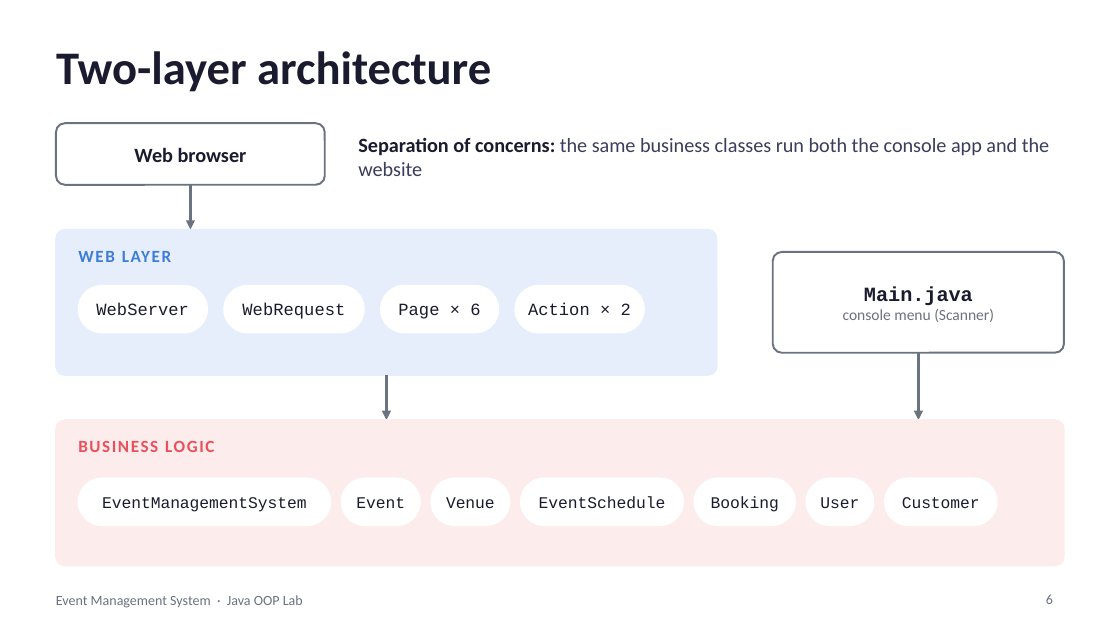
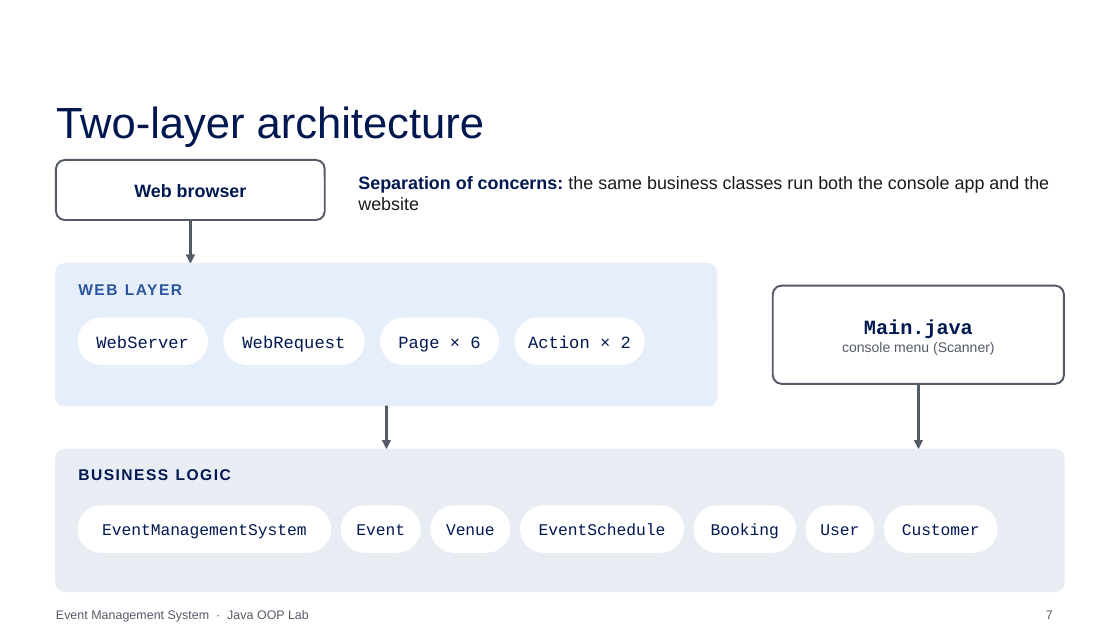
Before and after one commit to SuyashAnupam/Event-Mangement-Platform, a slide deck: slide 7 of Event_Management_System_OOP.pptx (slide 6 before the commit). Drawn at 1120x630 pixels with LibreOffice and Linux fonts; fonts in the diff are those of the drawing; background and template pictures are left out. Boxes give left, top, right and bottom in pixels: in the first picture for what was removed or moved away, otherwise in the second. Text is boxed around its words. In the diff, an @@ line names an element or a change of style, - is before the commit and + after.

```diff
--- a/Event_Management_System_OOP.pptx
+++ b/Event_Management_System_OOP.pptx
@@ title "Two-layer architecture": place and size @@
-title "Two-layer architecture" at box(56, 51, 491, 92)
+title "Two-layer architecture" at box(56, 106, 484, 147)
@@ title "Two-layer architecture" at box(56, 106, 484, 147): size 30 to 28 pt, font Calibri to Arial, text colour #1A1B2E to #00174F, bold off @@
@@ text "Web browser" at box(134, 184, 247, 197): size 13 to 11.5 pt, font Calibri to Arial, text colour #1A1B2E to #00174F @@
@@ rounded rectangle at box(56, 160, 325, 221): outline #6B7280 1.25 pt to #555B66 1.25 pt @@
@@ text "Separation of concerns: the same ..." at box(358, 176, 1049, 210): size 13 to 11.5 pt, font Calibri to Arial; text colour #1A1B2E to #00174F in "Separation of concerns:"; text colour #3A3D5C to #1A1A1A in "the same business classes run both the ..." @@
@@ 4 texts, 3 rounded rectangles, 1 arrow: place and size @@
-4 texts, 3 rounded rectangles, 1 arrow at box(56, 123, 1064, 375)
+4 texts, 3 rounded rectangles, 1 arrow at box(56, 160, 1064, 405)
@@ arrow (190, 221) - (190, 263): stroke #6B7280 1.75 pt to #555B66 1.75 pt @@
@@ text "WEB LAYER" at box(78, 284, 182, 295): size 11 to 10 pt, font Calibri to Arial, text colour #3D7DD8 to #2A569B @@
@@ text "Main.java" at box(842, 320, 994, 355): text colour #1A1B2E to #00174F in "Main.java"; size 10 to 9 pt, font Calibri to Arial, text colour #6B7280 to #555B66 in "console menu (Scanner)" @@
@@ rounded rectangle at box(773, 286, 1064, 384): outline #6B7280 1.25 pt to #555B66 1.25 pt @@
@@ text colour #1A1B2E to #00174F in 11 elements at box(102, 524, 307, 539), box(539, 523, 666, 536), box(902, 524, 980, 535), box(711, 523, 779, 539), box(356, 524, 405, 535), box(446, 524, 495, 535), box(820, 524, 859, 535), box(242, 335, 345, 352), box(96, 335, 189, 348), box(528, 335, 631, 348), box(398, 336, 480, 352) @@
@@ 12 texts, 11 rounded rectangles, 2 arrows: place and size @@
-12 texts, 11 rounded rectangles, 2 arrows at box(78, 286, 997, 525)
+12 texts, 11 rounded rectangles, 2 arrows at box(78, 318, 997, 552)
@@ arrow (918, 384) - (918, 449): stroke #6B7280 1.75 pt to #555B66 1.75 pt @@
@@ arrow (386, 405) - (386, 449): stroke #6B7280 1.75 pt to #555B66 1.75 pt @@
@@ rounded rectangle: place and size @@
-rounded rectangle at box(56, 420, 1064, 566)
+rounded rectangle at box(56, 449, 1064, 591)
@@ rounded rectangle at box(56, 449, 1064, 591): fill #FDECEC to #E8ECF3; outline #FDECEC 1 pt to #E8ECF3 1 pt @@
@@ text "BUSINESS LOGIC" at box(78, 469, 231, 480): size 11 to 10 pt, font Calibri to Arial, text colour #E8505B to #00174F @@
@@ text "Event Management System · Java ...": place and size @@
-text "Event Management System · Java ..." at box(56, 595, 303, 608)
+text "Event Management System · Java ..." at box(56, 610, 309, 622)
@@ text "Event Management System · Java ..." at box(56, 610, 309, 622): size 9 to 8 pt, font Calibri to Arial, text colour #6B7280 to #555B66 @@
@@ page number at box(1046, 610, 1053, 619): text changed; size 9 to 8 pt; font Calibri to Arial; text colour #6B7280 to #555B66 @@
-6
+7
```
Also in this commit, not shown: 26 other slides changed, 2 slides added, 1 slide removed.
